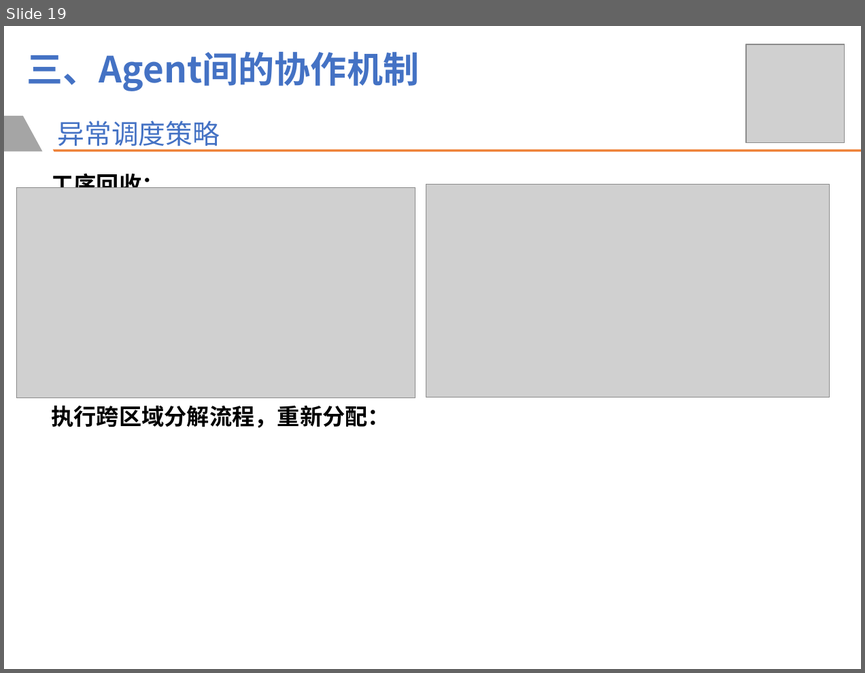
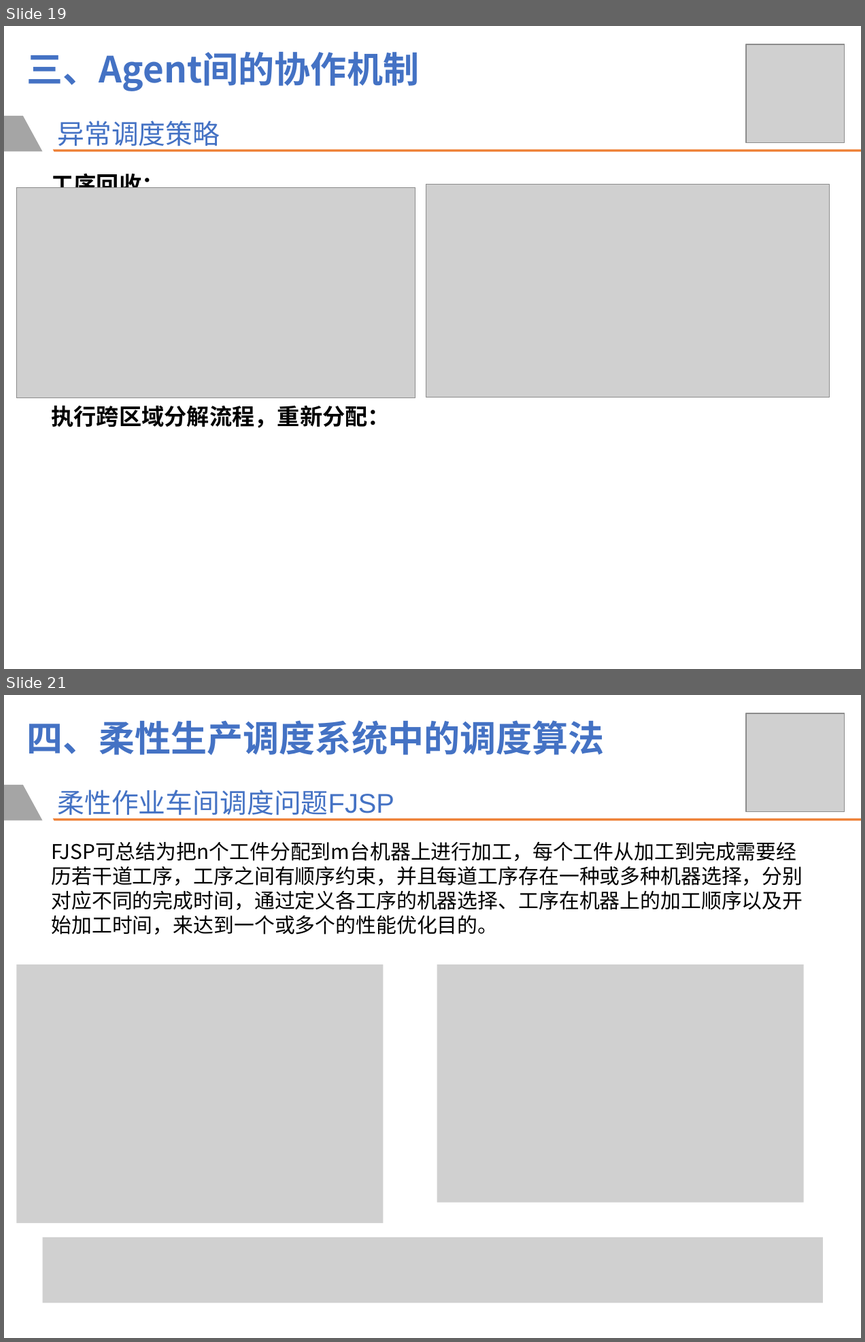
Before and after one commit to WeileLiang/FinalPro, a slide deck: 毕业答辩PPT/梁慰乐-基于多Agent的柔性生产动态调度系统研究 [自动保存的].pptx. Shown one above the other, each under a label of ours: slide 19 before the commit, slides 19 and 21 after it; the slides between them are not shown. The pictures are 865x673 and 865x1342 pixels, drawn with LibreOffice and Linux fonts; fonts in the diff are those of the drawing; grey boxes stand for pictures. Boxes give left, top, right and bottom in pixels: in the first picture for what was removed or moved away, otherwise in the second. Text is boxed around its words. In the diff, an @@ line names an element or a change of style, - is before the commit and + after.

```diff
--- a/毕业答辩PPT/梁慰乐-基于多Agent的柔性生产动态调度系统研究 [自动保存的].pptx
+++ b/毕业答辩PPT/梁慰乐-基于多Agent的柔性生产动态调度系统研究 [自动保存的].pptx
@@ slide 21 added at bbox=[4, 695, 861, 1338], background #FFFFFF @@
@@ picture added at bbox=[745, 713, 844, 812] @@
@@ text added at bbox=[26, 720, 604, 755], 32 pt, text #4472C4, bold @@
+四、柔性生产调度系统中的调度算法
@@ freeform shape added at bbox=[4, 784, 42, 820], fill #A5A5A5 @@
@@ text added at bbox=[57, 790, 394, 820], 24 pt, text #4472C4 @@
+柔性作业车间调度问题FJSP
@@ freeform shape added at bbox=[53, 819, 861, 821], fill #ED7D31 @@
@@ text added at bbox=[52, 841, 803, 934], 18 pt, text #000000 @@
+FJSP可总结为把n个工件分配到m台机器上进行加工，每个工件从加工到完成需要经历若干道工序，工序之间有顺序约束，并且每道工序存在一种或多种机器选择，分别对应不同的完成时间，通过定义各工序的机器选择、工序在机器上的加工顺序以及开始加工时间，来达到一个或多个的性能优化目的。
@@ picture added at bbox=[16, 964, 383, 1222] @@
@@ picture added at bbox=[437, 965, 803, 1202] @@
@@ picture added at bbox=[42, 1237, 822, 1302] @@
```
Also in this commit, not shown: 19 other slides added, 2 other files.
